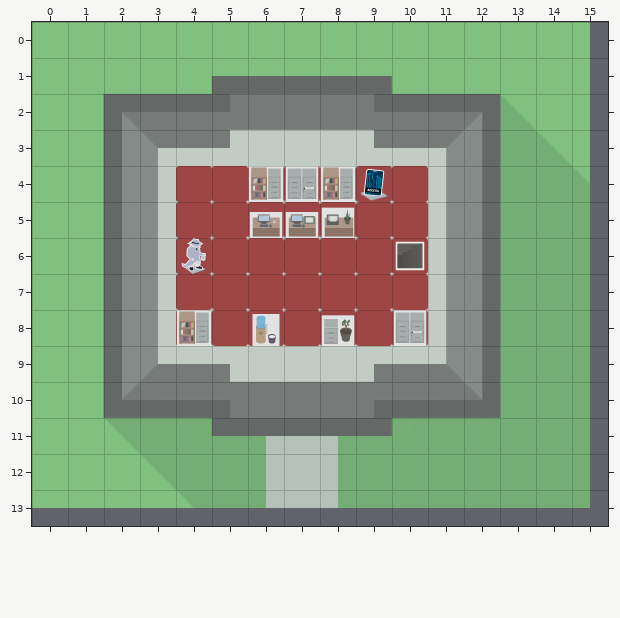
One commit to this Tiled map (JSON): src/resources/maps/level-1-floor-1.json. The picture above was drawn from the file before the commit.
Cells are 75x75 px. Shown: x 0..15, y 0..13.
After:
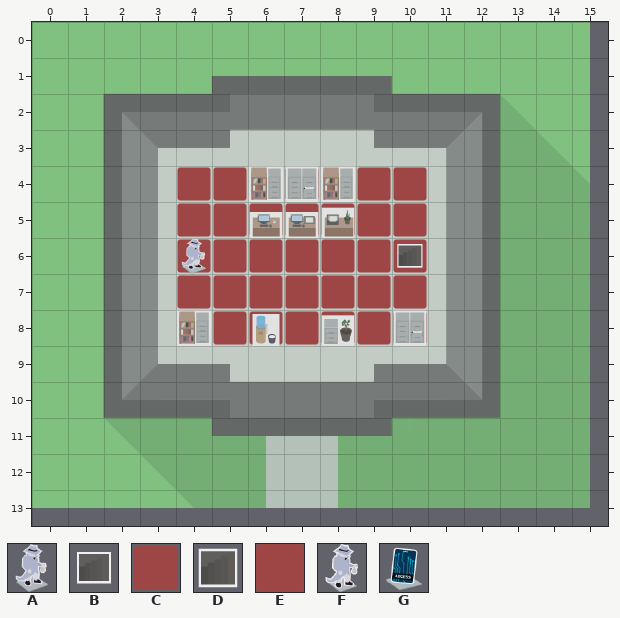
Key: from "assets": A 1 "START", B 15 "EXIT", C 59 "BLANK"; from "tiles": D 1, E 5, F 7, G 9.
_ is an empty cell, . an unchanged one.
Diff:
--- layer "Tiles"
@@ x 4..10 @@
- 4 EEEEEEE
- 5 EEEEEEE
- 6 EEEEEEE
- 7 EEEEEEE
- 8 EEEEEEE
+ 4 CCCCCCC
+ 5 CCCCCCC
+ 6 CCCCCCC
+ 7 CCCCCCC
+ 8 CCCCCCC
--- layer "Assets"
@@ x 9..9 @@
- 4 G
+ 4 _
@@ x 4..10 @@
- 6 F.....D
+ 6 A.....B
